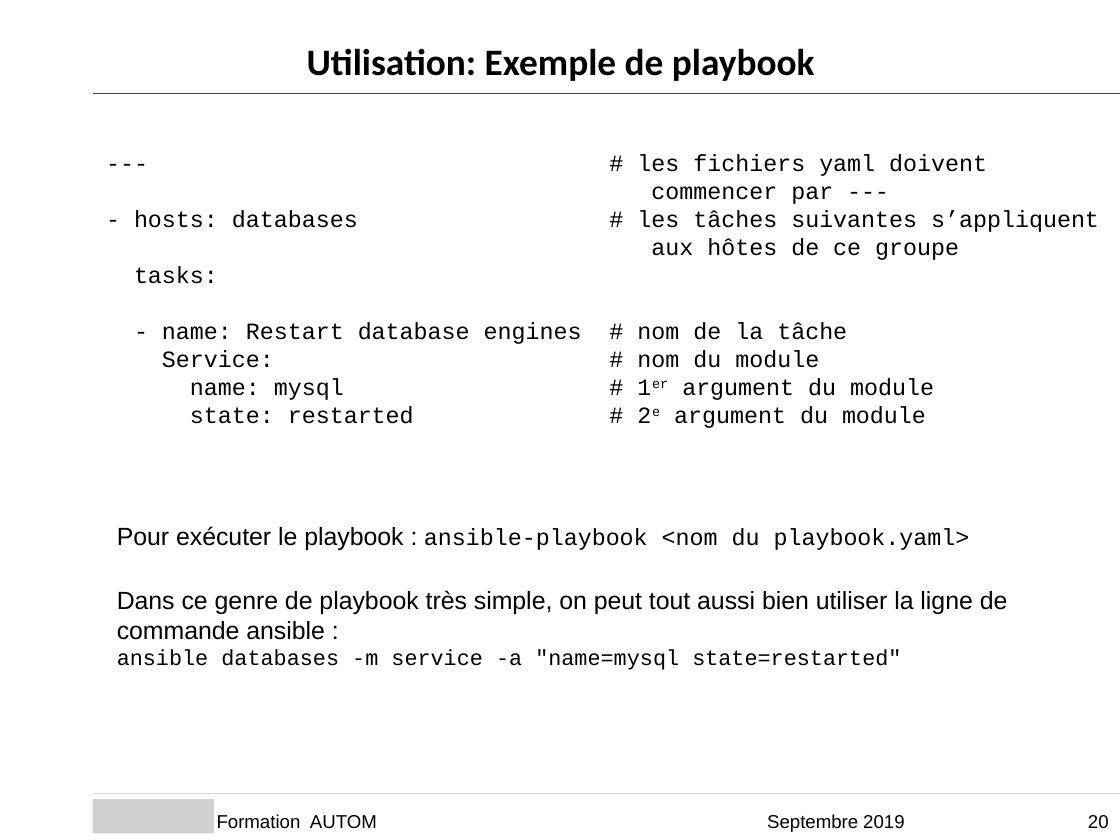
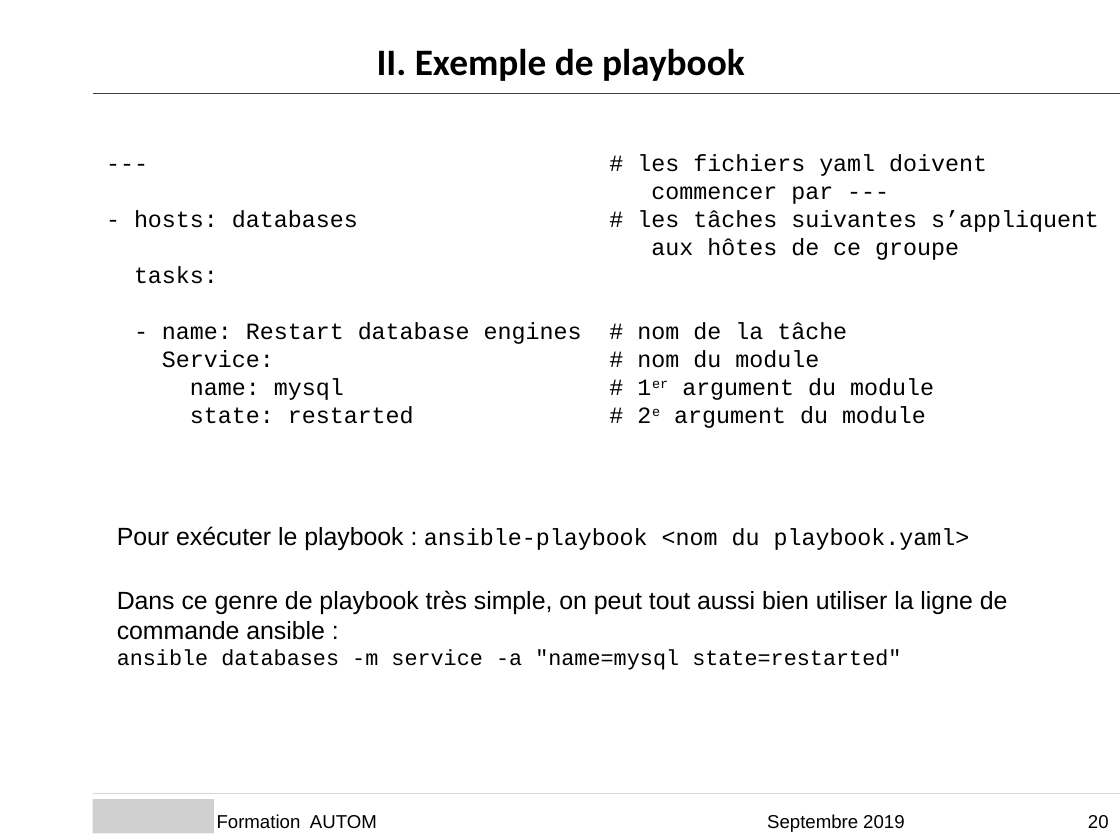
Before and after one commit to Sputnik93/cours_ansible, a slide deck: slide 26 of Ansible_support_cours_AGO.ppt. Drawn at 1120x840 pixels with LibreOffice and Linux fonts; fonts in the diff are those of the drawing; grey boxes stand for pictures; background and template pictures are left out. Boxes give left, top, right and bottom in pixels: in the first picture for what was removed or moved away, otherwise in the second. Text is boxed around its words. In the diff, an @@ line names an element or a change of style, - is before the commit and + after.

```diff
--- a/Ansible_support_cours_AGO.ppt
+++ b/Ansible_support_cours_AGO.ppt
@@ text at (377, 48, 745, 81): text changed @@
-Utilisation: Exemple de playbook
+II. Exemple de playbook
```
Also in this commit, not shown: 32 other slides changed, 1 slide removed.
